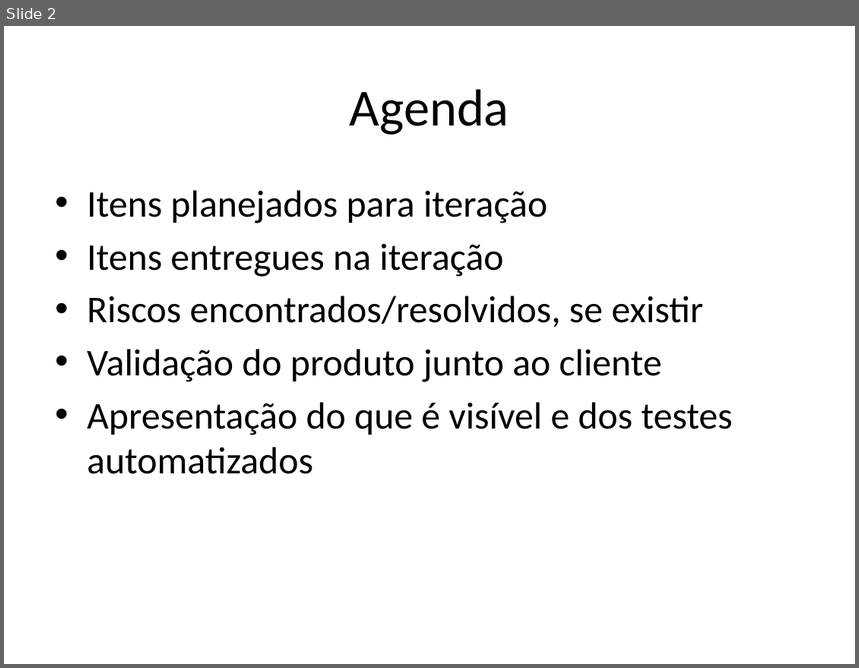
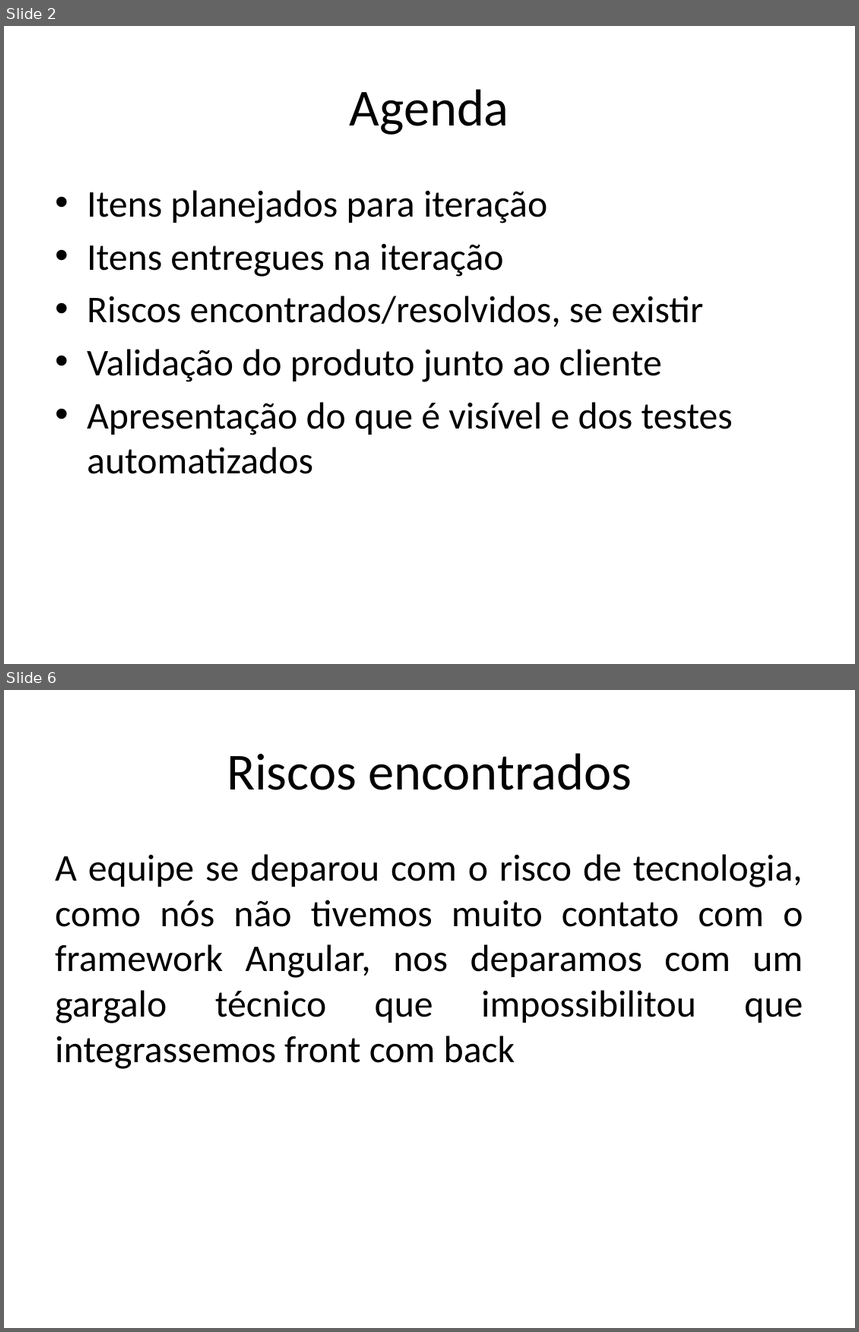
Before and after one commit to Antoniojustino4/sysmeeting, a slide deck: docs/PJ2/1 Interação/Template_apresentacao_de_resultados.pptx. Shown one above the other, each under a label of ours: slide 2 before the commit, slides 2 and 6 after it; the slides between them are not shown. The pictures are 859x668 and 859x1332 pixels, drawn with LibreOffice and Linux fonts; fonts in the diff are those of the drawing. Boxes give left, top, right and bottom in pixels: in the first picture for what was removed or moved away, otherwise in the second. Text is boxed around its words. In the diff, an @@ line names an element or a change of style, - is before the commit and + after.

```diff
--- a/docs/PJ2/1 Interação/Template_apresentacao_de_resultados.pptx
+++ b/docs/PJ2/1 Interação/Template_apresentacao_de_resultados.pptx
@@ slide 6 added at <box>4,690,855,1328</box>, background #FFFFFF @@
@@ title added at <box>227,753,632,790</box>, 44 pt, text #000000 @@
+Riscos encontrados
@@ text added at <box>55,854,803,1069</box>, 32 pt, text #000000 @@
+A equipe se deparou com o risco de tecnologia, como nós não tivemos muito contato com o framework Angular, nos deparamos com um gargalo técnico que impossibilitou que integrassemos front com back
```
Also in this commit, not shown: 1 other slide changed, 4 other slides added, 7 other files.
